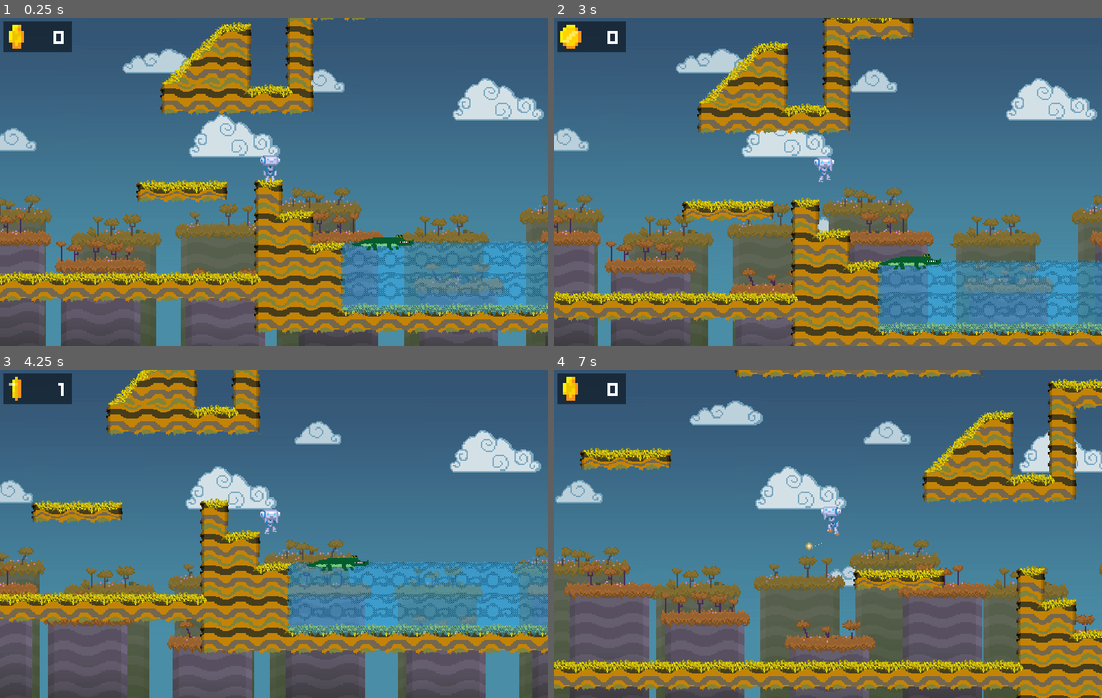
Above: before the commit, frames 1-4 (two rows, left to right).
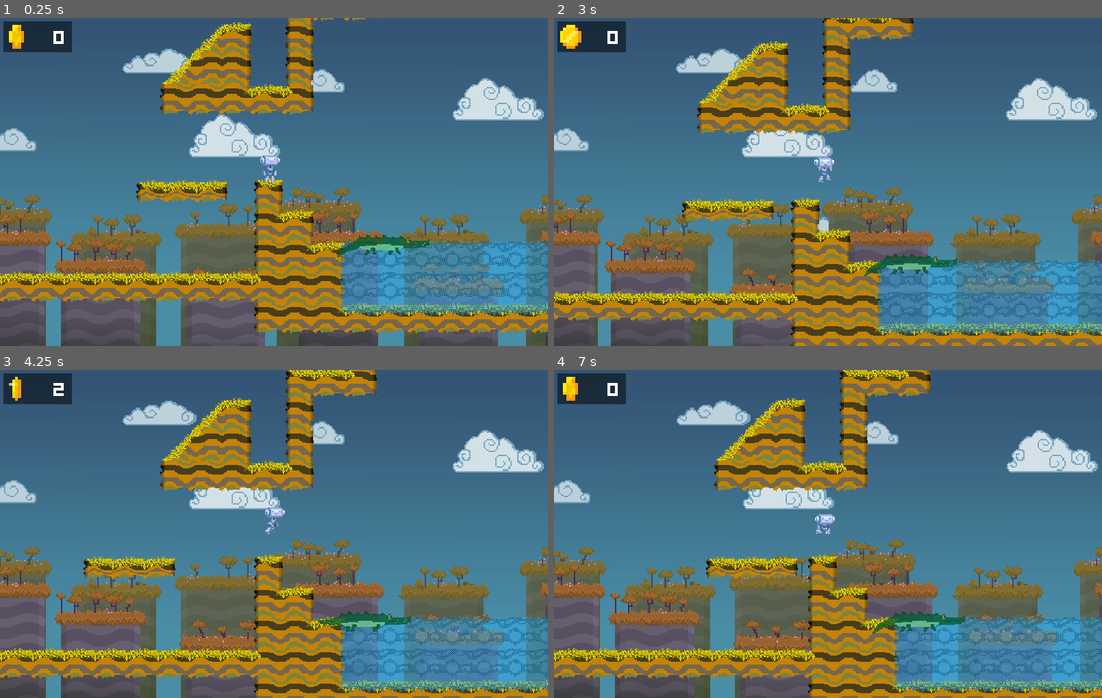
Above: after the commit, the same moments.

Repository: fr4nt1x/project_heart
Game: Godot game, scene res://src/Main/Game.tscn
Two runs of this game, one before a commit and one after it. Both use one fixed random seed, a clock stepped at 60 frames per second and the inputs below.
Inputs:
- Up to frame 1 (0.25 s): no input
- Up to frame 2 (3 s): hold Right (move_right) 0.53-2.03 s; tap Space (shoot) at 0.6, 2.1, 2.75 s; tap Up (jump) at 0.77, 1.52 s; tap Tab (splitscreen) at 1.35, 2.85 s; tap Enter at 2 s; hold Left (move_left) 2.03-2.78 s; hold Right (move_right) from 2.78 s (still down)
- Up to frame 3 (4.25 s): keep holding Right (move_right); tap Up (jump) at 3.02, 3.77 s; tap Space (shoot) at 3.6 s
- Up to frame 4 (7 s): release Right (move_right) at 4.28 s; hold Left (move_left) 4.28-5.03 s; tap Tab (splitscreen) at 4.35, 5.85 s; tap Up (jump) at 4.52, 6.02, 6.77 s; tap Enter at 5 s; hold Right (move_right) 5.03-5.78 s; tap Space (shoot) at 5.1, 5.75, 6.6 s; hold Left (move_left) from 5.78 s (still down)

The runs differ from the first frame. In frame 1, 0.5% of the frame differs, in the area x 61-79%, y 66-73%; in frame 2, 0.4%; in frame 3, 47%; in frame 4, 49%, in the area x 0-100%, y 0-100%.
Error in both runs: Attempt to call function 'connect' in base 'null instance' on a null instance. (res://src/UserInterface/CoinsCounter.gd:14)

Commit message:
added crocosprite

Diff:
--- a/src/Actors/Crocodile.tscn
+++ b/src/Actors/Crocodile.tscn
@@ -6,6 +6,7 @@
 [sub_resource type="Animation" id=2]
 resource_name = "destroy"
 length = 1.5
+loop = true
 tracks/0/type = "value"
 tracks/0/path = NodePath("Sprite:frame")
 tracks/0/interp = 1
@@ -16,7 +17,7 @@
 "times": PoolRealArray( 0 ),
 "transitions": PoolRealArray( 1 ),
 "update": 0,
-"values": [ 7 ]
+"values": [ 0 ]
 }
 tracks/1/type = "value"
 tracks/1/path = NodePath("Sprite:rotation_degrees")
@@ -82,7 +83,6 @@
 }
 
 [sub_resource type="Animation" id=3]
-length = 6.75
 loop = true
 step = 0.25
 tracks/0/type = "value"
@@ -92,14 +92,13 @@
 tracks/0/imported = false
 tracks/0/enabled = true
 tracks/0/keys = {
-"times": PoolRealArray( 0, 0.75, 1.5, 2.25, 3, 3.75, 4.5, 5.25, 6, 6.75 ),
-"transitions": PoolRealArray( 1, 1, 1, 1, 1, 1, 1, 1, 1, 1 ),
+"times": PoolRealArray( 0, 0.25, 0.5, 0.75 ),
+"transitions": PoolRealArray( 1, 1, 1, 1 ),
 "update": 1,
-"values": [ 5, 6, 5, 6, 5, 6, 7, 6, 7, 5 ]
+"values": [ 4, 5, 6, 7 ]
 }
 
 [sub_resource type="Animation" id=4]
-length = 1.25
 loop = true
 step = 0.25
 tracks/0/type = "value"
@@ -109,34 +108,43 @@
 tracks/0/imported = false
 tracks/0/enabled = true
 tracks/0/keys = {
-"times": PoolRealArray( 0, 0.25, 0.5, 0.75, 1, 1.25 ),
-"transitions": PoolRealArray( 1, 1, 1, 1, 1, 1 ),
+"times": PoolRealArray( 0, 0.25, 0.5, 0.75 ),
+"transitions": PoolRealArray( 1, 1, 1, 1 ),
 "update": 1,
-"values": [ 0, 1, 2, 3, 4, 0 ]
+"values": [ 0, 1, 2, 3 ]
 }
 
 [sub_resource type="RectangleShape2D" id=5]
-extents = Vector2( 10, 35.5 )
+extents = Vector2( 10, 48 )
 
 [node name="Crocodile" type="KinematicBody2D"]
+z_index = 1
 collision_layer = 2
 script = ExtResource( 1 )
 speed = Vector2( 75, 250 )
 
 [node name="WallDetectorLeft" type="RayCast2D" parent="."]
-position = Vector2( -37, 7 )
+position = Vector2( -48, 8 )
 enabled = true
 cast_to = Vector2( -10, 0 )
 collision_mask = 24
 
 [node name="WallDetectorRight" type="RayCast2D" parent="."]
-position = Vector2( 36, 7 )
+position = Vector2( 48, 8 )
 enabled = true
 cast_to = Vector2( 10, 0 )
 collision_mask = 24
 
 [node name="Sprite" type="Sprite" parent="."]
+self_modulate = Color( 1, 1, 1, 0.750042 )
+rotation = 3.14159
 texture = ExtResource( 2 )
+flip_h = true
+flip_v = true
+hframes = 2
+vframes = 4
+frame = 4
+region_rect = Rect2( 0, 0, 300, 30 )
 
 [node name="AnimationPlayer" type="AnimationPlayer" parent="."]
 anims/destroy = SubResource( 2 )
Binary file added: assets/art/coin/steak.png
Not shown, added: assets/art/coin/steak.png.import
Binary file changed: assets/art/enemy/crocodile.png
Not shown, added: assets/art/coin/steak.piskel
Not shown, changed: assets/art/enemy/crocodile.piskel
